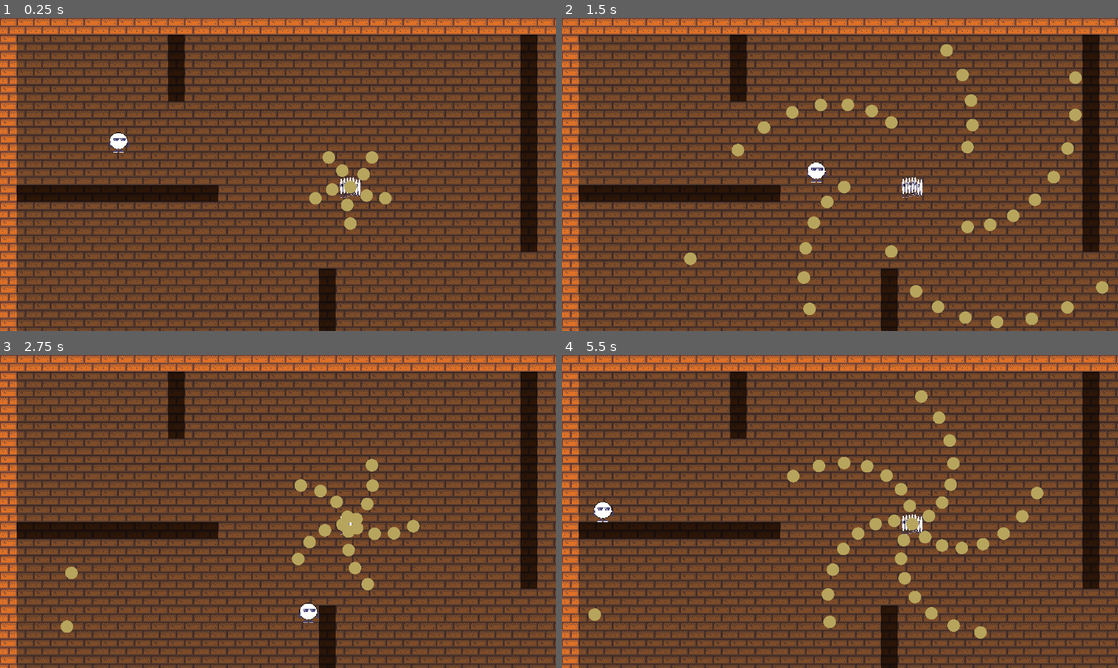
Above: before the commit, frames 1-4 (two rows, left to right).
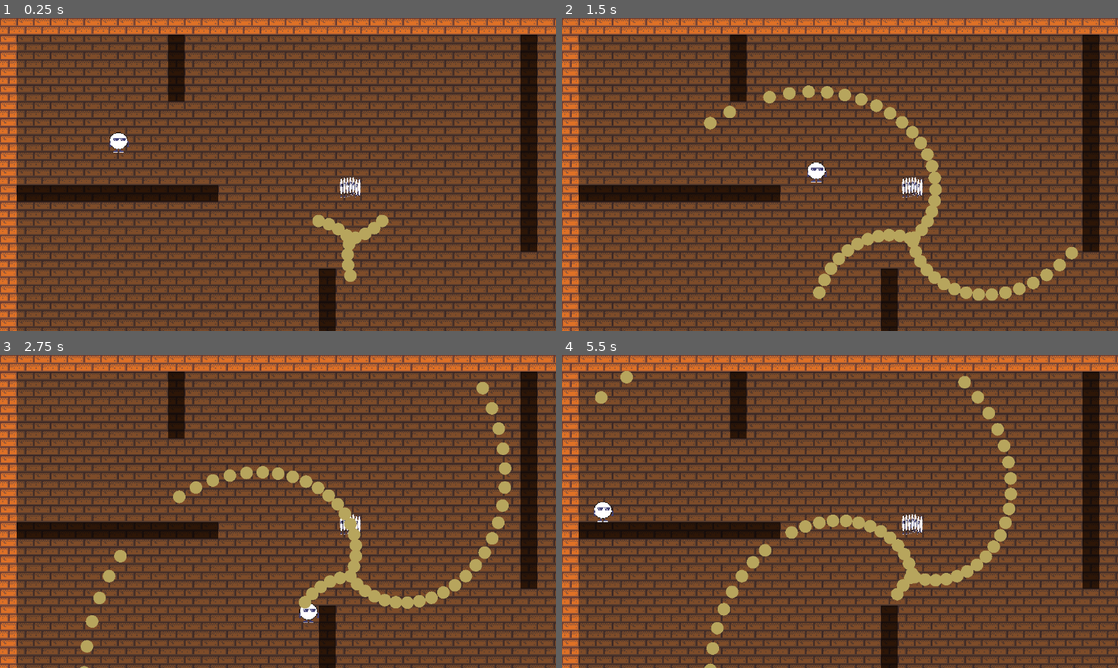
Above: after the commit, the same moments.

Repository: eduardo-kurek/MageMaze
Game: Godot game, scene res://world.tscn
Two runs of this game, one before a commit and one after it. Both use one fixed random seed, a clock stepped at 60 frames per second and the inputs below.
Inputs:
- Up to frame 1 (0.25 s): no input
- Up to frame 2 (1.5 s): hold D (move_right) 0.53-1.28 s; hold S (move_down) from 1.28 s (still down)
- Up to frame 3 (2.75 s): release S (move_down) at 2.03 s; hold D (move_right) from 2.03 s (still down)
- Up to frame 4 (5.5 s): release D (move_right) at 2.78 s; hold W (move_up) 2.78-3.53 s; hold A (move_left) 3.53-5.03 s; hold S (move_down) from 5.03 s (still down)

The runs differ from the first frame. In frame 1, 1.6% of the frame differs, in the area x 55-71%, y 42-85%; in frame 2, 5.9%, in the area x 21-99%, y 8-100%; in frame 3, 4.4%; in frame 4, 5.5%.

Commit message:
Adiciona OffsetShot

Diff:
--- /dev/null
+++ b/entities/behaviours/shoot/OffsetShot.gd
@@ -0,0 +1,9 @@
+class_name OffsetShot
+extends ShotBehaviour
+
+@export var distance: float = 5.0
+
+func fire(ctx: ShotContext) -> void:
+	var shot := ctx.copy()
+	shot.position = ctx.position + ctx.direction * distance
+	next.fire(shot)
--- a/entities/enemies/prisioner/weapon.tres
+++ b/entities/enemies/prisioner/weapon.tres
@@ -3,8 +3,8 @@
 [ext_resource type="Script" uid="uid://b21hi32dggour" path="res://entities/behaviours/shoot/BulletDef.gd" id="1_5j44p"]
 [ext_resource type="Script" uid="uid://w5un0tyt7v7q" path="res://entities/behaviours/shoot/Weapon.gd" id="1_vks66"]
 [ext_resource type="Script" uid="uid://jdit1pu3kt6w" path="res://entities/behaviours/shoot/Shot.gd" id="2_qqgya"]
-[ext_resource type="Script" uid="uid://dcvqeo3xhwqr4" path="res://entities/behaviours/shoot/PauseShot.gd" id="2_vv16m"]
 [ext_resource type="Script" uid="uid://cqv8lycu7p7ij" path="res://entities/behaviours/shoot/SpreadShot.gd" id="3_81uyr"]
+[ext_resource type="Script" uid="uid://bcm4wt3lj7kjp" path="res://entities/behaviours/shoot/OffsetShot.gd" id="3_kcjtv"]
 [ext_resource type="Script" uid="uid://cmu0vkbsq2hya" path="res://entities/behaviours/shoot/RotatingShot.gd" id="4_vv16m"]
 
 [sub_resource type="Resource" id="Resource_qqgya"]
@@ -14,33 +14,32 @@
 color = Color(0.719551, 0.6447952, 0.36639524, 1)
 metadata/_custom_type_script = "uid://b21hi32dggour"
 
-[sub_resource type="Resource" id="Resource_vv16m"]
+[sub_resource type="Resource" id="Resource_0pkrk"]
 script = ExtResource("2_qqgya")
 metadata/_custom_type_script = "uid://jdit1pu3kt6w"
 
-[sub_resource type="Resource" id="Resource_jq7q5"]
+[sub_resource type="Resource" id="Resource_kcjtv"]
 script = ExtResource("3_81uyr")
 angle_degrees = 360.0
-count = 5
 distribution = 1
-next = SubResource("Resource_vv16m")
+next = SubResource("Resource_0pkrk")
 metadata/_custom_type_script = "uid://cqv8lycu7p7ij"
 
-[sub_resource type="Resource" id="Resource_cm0en"]
-script = ExtResource("2_vv16m")
-skip_count = 10
-next = SubResource("Resource_jq7q5")
-metadata/_custom_type_script = "uid://dcvqeo3xhwqr4"
+[sub_resource type="Resource" id="Resource_vv16m"]
+script = ExtResource("4_vv16m")
+step_degrees = 5.0
+next = SubResource("Resource_kcjtv")
+metadata/_custom_type_script = "uid://cmu0vkbsq2hya"
 
-[sub_resource type="Resource" id="Resource_dg8kv"]
-script = ExtResource("4_vv16m")
-step_degrees = 10.0
-next = SubResource("Resource_cm0en")
-metadata/_custom_type_script = "uid://cmu0vkbsq2hya"
+[sub_resource type="Resource" id="Resource_umpxd"]
+script = ExtResource("3_kcjtv")
+distance = 50.0
+next = SubResource("Resource_vv16m")
+metadata/_custom_type_script = "uid://bcm4wt3lj7kjp"
 
 [resource]
 script = ExtResource("1_vks66")
-pattern = SubResource("Resource_dg8kv")
+pattern = SubResource("Resource_umpxd")
 bullet = SubResource("Resource_qqgya")
-interval = 0.1
+interval = 0.05
 metadata/_custom_type_script = "uid://w5un0tyt7v7q"
Not shown, added: entities/behaviours/shoot/OffsetShot.gd.uid
